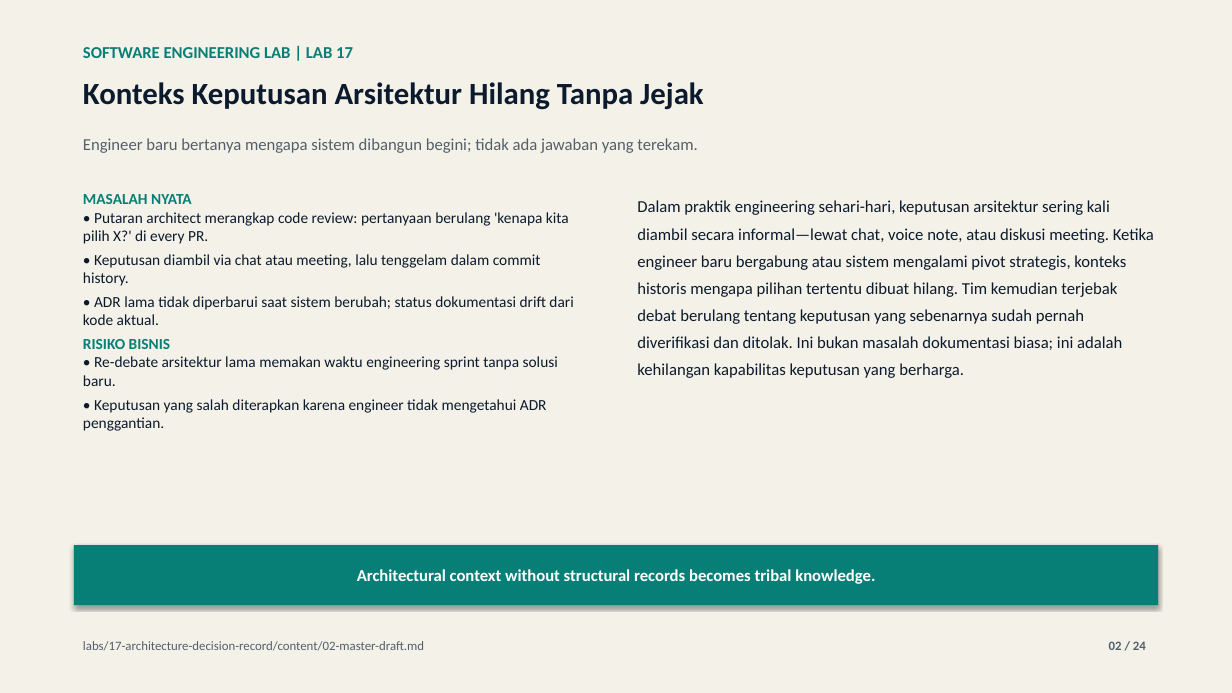
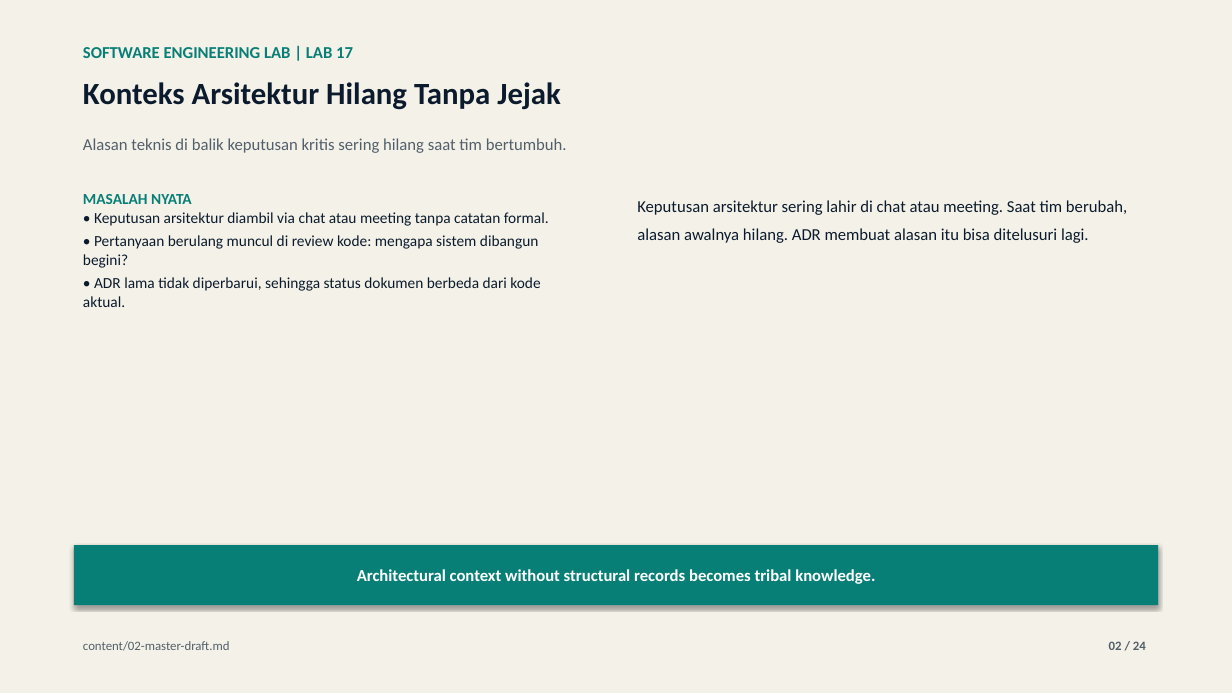
Before and after one commit to lukman-ss/software-engineering-lab, a slide deck: slide 2 of labs/17-architecture-decision-record/result/linkedin/lab-17-architecture-decision-record-carousel.pptx. Drawn at 1232x693 pixels with LibreOffice and Linux fonts; fonts in the diff are those of the drawing. Boxes give left, top, right and bottom in pixels: in the first picture for what was removed or moved away, otherwise in the second. Text is boxed around its words. In the diff, an @@ line names an element or a change of style, - is before the commit and + after.

```diff
--- a/labs/17-architecture-decision-record/result/linkedin/lab-17-architecture-decision-record-carousel.pptx
+++ b/labs/17-architecture-decision-record/result/linkedin/lab-17-architecture-decision-record-carousel.pptx
@@ text at <box>83,82,561,110</box>: text changed @@
-Konteks Keputusan Arsitektur Hilang Tanpa Jejak
+Konteks Arsitektur Hilang Tanpa Jejak
@@ text at <box>83,138,567,153</box>: text changed @@
-Engineer baru bertanya mengapa sistem dibangun begini; tidak ada jawaban yang terekam.
+Alasan teknis di balik keputusan kritis sering hilang saat tim bertumbuh.
@@ text at <box>637,200,1127,243</box>: text changed @@
-Dalam praktik engineering sehari-hari, keputusan arsitektur sering kali diambil secara informal—lewat chat, voice note, atau diskusi meeting. Ketika engineer baru bergabung atau sistem mengalami pivot strategis, konteks historis mengapa pilihan tertentu dibuat hilang. Tim kemudian terjebak debat berulang tentang keputusan yang sebenarnya sudah pernah diverifikasi dan ditolak. Ini bukan masalah dokumentasi biasa; ini adalah kehilangan kapabilitas keputusan yang berharga.
+Keputusan arsitektur sering lahir di chat atau meeting. Saat tim berubah, alasan awalnya hilang. ADR membuat alasan itu bisa ditelusuri lagi.
@@ text at <box>83,212,549,307</box>: text changed @@
-• Putaran architect merangkap code review: pertanyaan berulang 'kenapa kita pilih X?' di every PR.
-• Keputusan diambil via chat atau meeting, lalu tenggelam dalam commit history.
-• ADR lama tidak diperbarui saat sistem berubah; status dokumentasi drift dari kode aktual.
-RISIKO BISNIS
-• Re-debate arsitektur lama memakan waktu engineering sprint tanpa solusi baru.
-• Keputusan yang salah diterapkan karena engineer tidak mengetahui ADR penggantian.
+• Keputusan arsitektur diambil via chat atau meeting tanpa catatan formal.
+• Pertanyaan berulang muncul di review kode: mengapa sistem dibangun begini?
+• ADR lama tidak diperbarui, sehingga status dokumen berbeda dari kode aktual.
@@ text at <box>83,641,230,651</box>: text changed @@
-labs/17-architecture-decision-record/content/02-master-draft.md
+content/02-master-draft.md
```
Also in this commit, not shown: 21 other slides changed, 5 other files.
